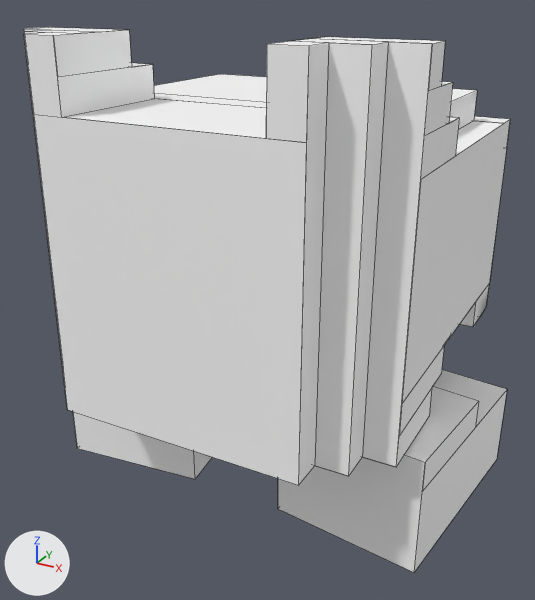
An edit to the FBX model PullProject/res/Model/Enemy/FBX/Walker.fbx, drawn before and after from the same camera.
Before and after are seen from a 50 mm camera at (2.21, -4.08, 2.5) aimed at (-0.02, -0.02, 0.47). The axes (+X, +Y, +Z) are drawn at lower left. The lights are the same throughout. The older version comes first. Mesh edges are drawn as thin lines.

Objects in the first picture: 'Body', 'LeftFoot', 'RightFoot'.
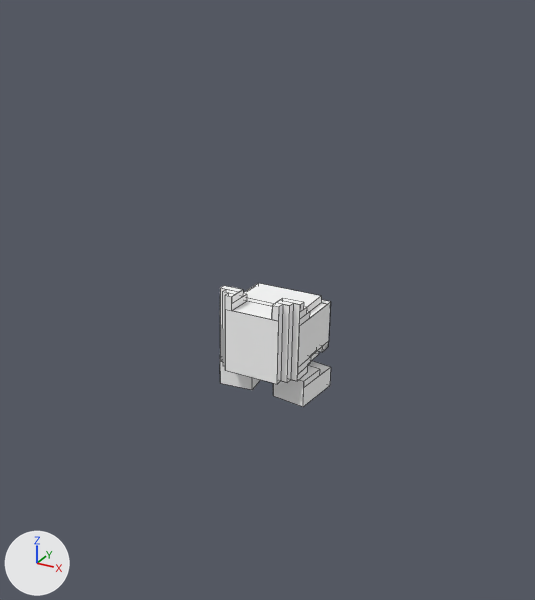
Pixel boxes [x1, y1, x2, y2] of what changed, in the pictures (535 x 600 px):
'Body', moved, turned, rescaled: before [24, 27, 510, 485]; after [220, 283, 331, 384]
'RightFoot', moved, rescaled (74% narrower, 77% shorter): before [278, 370, 507, 572]; after [273, 361, 331, 407]
'LeftFoot', moved, rescaled: before [73, 411, 212, 479]; after [220, 358, 260, 390]

The change in detail:
Object 'Body' (ob_body) moves from (-0.001, -1.572, 0.485) to (0.0, -0.39, 0.137).
Object 'Body' (ob_body) turns from (-17, -0.2, -0) to (-18, 0, 0) degrees about x, y and z.
Object 'Body' (ob_body) is rescaled from (1.0, 1.0, 1.0) to (0.25, 0.25, 0.25).
Object 'LeftFoot' (ob_leftfoot) moves from (0.071, -0.471, -1.519) to (0.018, -0.118, -0.374).
Object 'LeftFoot' (ob_leftfoot) is rescaled from (1.0, 1.0, 1.0) to (0.25, 0.25, 0.25).
Object 'RightFoot' (ob_rightfoot) moves from (-0.023, -0.32, -1.589) to (-0.006, -0.08, -0.391).
Object 'RightFoot' (ob_rightfoot) is rescaled from (1.0, 1.0, 1.0) to (0.25, 0.25, 0.25).
